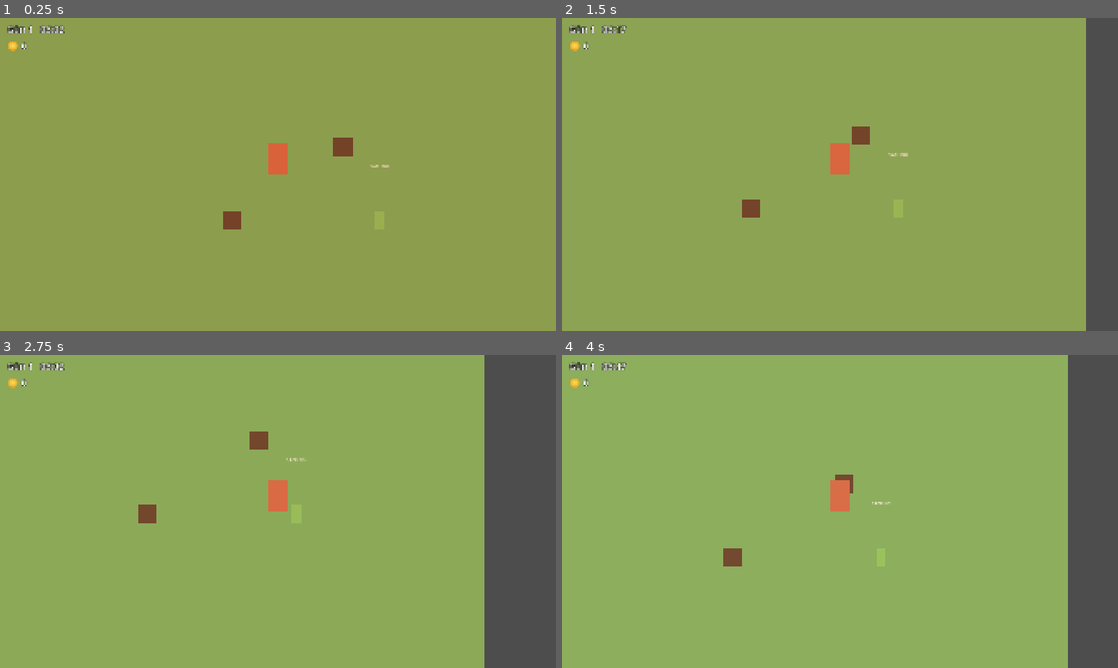
Above: before the commit, frames 1-4 (two rows, left to right).
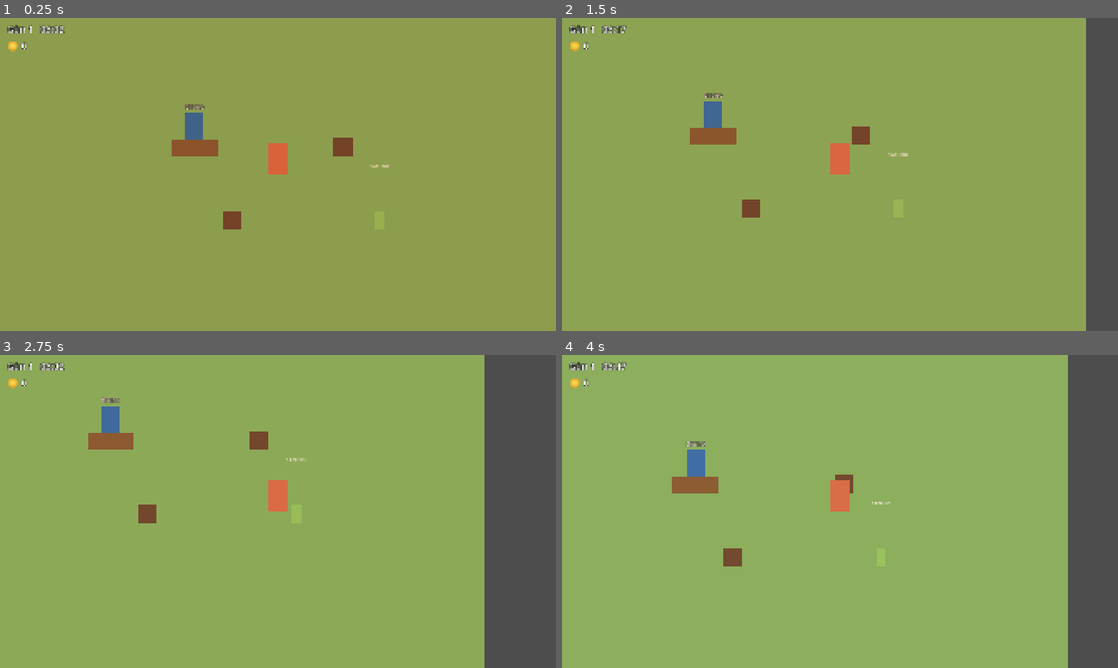
Above: after the commit, the same moments.

Repository: elxanbabayev0/The_Orchard
Game: Godot game, scene res://scenes/world/main.tscn
Two runs of this game, one before a commit and one after it. Both use one fixed random seed, a clock stepped at 60 frames per second and the inputs below.
Inputs:
- Up to frame 1 (0.25 s): no input
- Up to frame 2 (1.5 s): tap Enter at 0.5 s; hold D (move_right) 0.53-1.28 s; hold E (interact) 0.53-1.28 s; hold S (move_down) from 1.28 s (still down); tap E (interact) at 1.35 s
- Up to frame 3 (2.75 s): release S (move_down) at 2.03 s; hold D (move_right) from 2.03 s (still down); hold E (interact) from 2.03 s (still down)
- Up to frame 4 (4 s): release D (move_right) at 2.78 s; release E (interact) at 2.78 s; hold W (move_up) 2.78-3.53 s; tap E (interact) at 2.85 s; hold A (move_left) from 3.53 s (still down); hold E (interact) from 3.53 s (still down)

The runs differ from the first frame. In frame 1, 0.8% of the frame differs, in the area x 30-40%, y 27-45%; in frame 2, 0.8%; in frame 3, 0.8%; in frame 4, 0.8%.

Commit message:
Add merchant stall scene with Bruno
- scenes/npc/merchant.tscn: StaticBody2D stall + placeholder Bruno + name label,
  origin on the ground, collision only at the counter base
- Merchant: display_name, buys (Array[ItemData]), trade_requested signal,
  interact() prints today's prices (temporary)
- Bruno placed under Entities/NPCs in main.tscn, buys gilas

Co-Authored-By: Claude Opus 5.5 <noreply@anthropic.com>

Diff:
--- /dev/null
+++ b/scenes/npc/merchant.gd
@@ -0,0 +1,30 @@
+class_name Merchant
+extends StaticBody2D
+## A merchant standing at a stall. The player presses interact near the
+## stall to trade. (Decision: for now the merchant is always on the farm,
+## in a fixed spot.) The first merchant is Bruno.
+##
+## Which items this merchant buys is set in the Inspector (`buys`), so
+## future buyers with their own tastes can reuse this scene.
+
+## Emitted when the player wants to trade. The sell window will listen to this.
+signal trade_requested(merchant: Merchant)
+
+@export var display_name: String = "Bruno"
+## Items this merchant is willing to buy.
+@export var buys: Array[ItemData] = []
+
+@onready var name_label: Label = $NameLabel
+
+
+func _ready() -> void:
+	name_label.text = display_name
+
+
+## Called by the player when they press the interact key near the stall.
+func interact(_player: Node) -> void:
+	trade_requested.emit(self)
+	# Temporary: there is no sell window yet, so show today's prices in the Output panel.
+	print("%s: Today's prices:" % display_name)
+	for item in buys:
+		print("  %s: %d (you have %d)" % [item.display_name, Market.get_price(item), Inventory.get_count(item)])
--- /dev/null
+++ b/scenes/npc/merchant.tscn
@@ -0,0 +1,48 @@
+[gd_scene format=3]
+
+[ext_resource type="Script" path="res://scenes/npc/merchant.gd" id="1_merchant"]
+
+[sub_resource type="RectangleShape2D" id="RectangleShape2D_counter"]
+size = Vector2(160, 32)
+
+[sub_resource type="Gradient" id="Gradient_person"]
+colors = PackedColorArray(0.25, 0.45, 0.7, 1, 0.25, 0.45, 0.7, 1)
+
+[sub_resource type="GradientTexture2D" id="GradientTexture2D_person"]
+gradient = SubResource("Gradient_person")
+width = 64
+height = 110
+
+[sub_resource type="Gradient" id="Gradient_counter"]
+colors = PackedColorArray(0.55, 0.38, 0.22, 1, 0.55, 0.38, 0.22, 1)
+
+[sub_resource type="GradientTexture2D" id="GradientTexture2D_counter"]
+gradient = SubResource("Gradient_counter")
+width = 160
+height = 56
+
+[node name="Merchant" type="StaticBody2D"]
+script = ExtResource("1_merchant")
+
+[node name="CollisionShape2D" type="CollisionShape2D" parent="."]
+position = Vector2(0, -16)
+shape = SubResource("RectangleShape2D_counter")
+
+[node name="PersonSprite" type="Sprite2D" parent="."]
+position = Vector2(0, -95)
+texture = SubResource("GradientTexture2D_person")
+
+[node name="CounterSprite" type="Sprite2D" parent="."]
+position = Vector2(0, -28)
+texture = SubResource("GradientTexture2D_counter")
+
+[node name="NameLabel" type="Label" parent="."]
+offset_left = -80.0
+offset_top = -186.0
+offset_right = 80.0
+offset_bottom = -158.0
+theme_override_colors/font_outline_color = Color(0, 0, 0, 1)
+theme_override_constants/outline_size = 6
+theme_override_font_sizes/font_size = 22
+text = "Bruno"
+horizontal_alignment = 1
--- a/scenes/world/main.tscn
+++ b/scenes/world/main.tscn
@@ -8,6 +8,8 @@
 [ext_resource type="PackedScene" path="res://scenes/ui/inventory_panel.tscn" id="6_invpanel"]
 [ext_resource type="PackedScene" path="res://scenes/ui/item_popups.tscn" id="7_itempopups"]
 [ext_resource type="PackedScene" path="res://scenes/ui/money_display.tscn" id="8_moneydisplay"]
+[ext_resource type="PackedScene" path="res://scenes/npc/merchant.tscn" id="9_merchant"]
+[ext_resource type="Resource" path="res://scenes/items/types/gilas.tres" id="10_gilasitem"]
 
 [sub_resource type="Gradient" id="Gradient_daynight"]
 offsets = PackedFloat32Array(0, 0.2, 0.25, 0.3, 0.72, 0.78, 0.86, 1)
@@ -69,6 +71,13 @@
 position = Vector2(352, 192)
 data = ExtResource("3_gilas")
 
+[node name="NPCs" type="Node2D" parent="Entities"]
+y_sort_enabled = true
+
+[node name="Bruno" parent="Entities/NPCs" instance=ExtResource("9_merchant")]
+position = Vector2(-288, -64)
+buys = Array[Resource]([ExtResource("10_gilasitem")])
+
 [node name="Player" parent="Entities" instance=ExtResource("1_player")]
 
 [node name="DayNightTint" type="CanvasModulate" parent="."]
Not shown, added: scenes/npc/merchant.gd.uid
